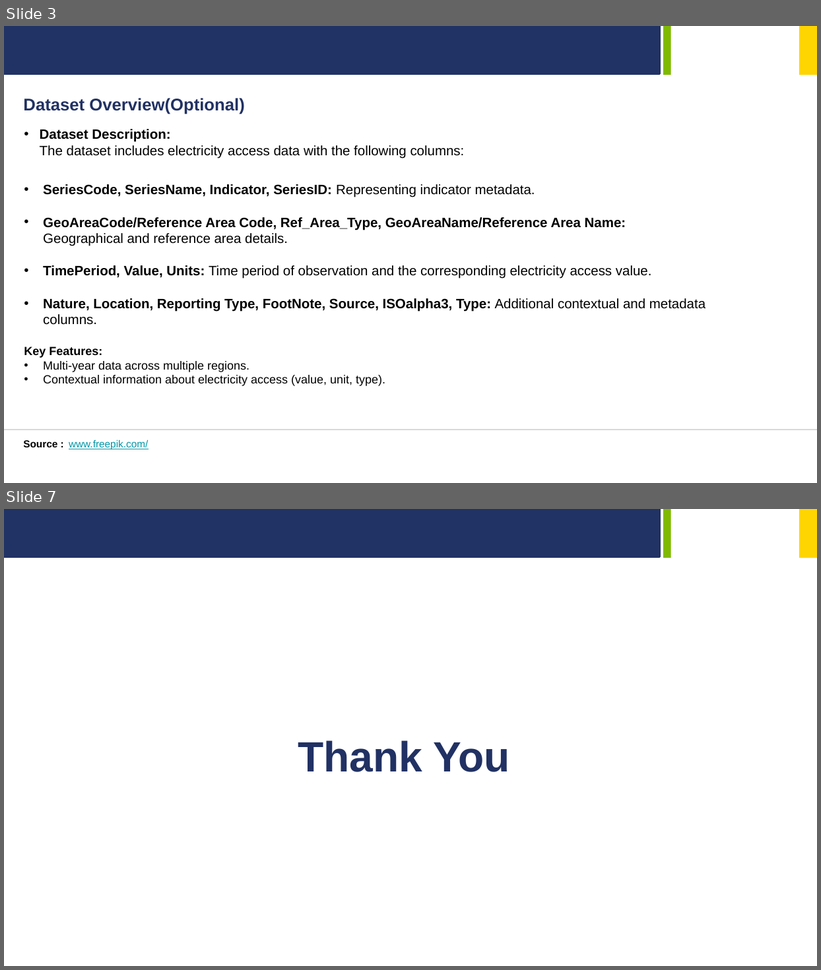
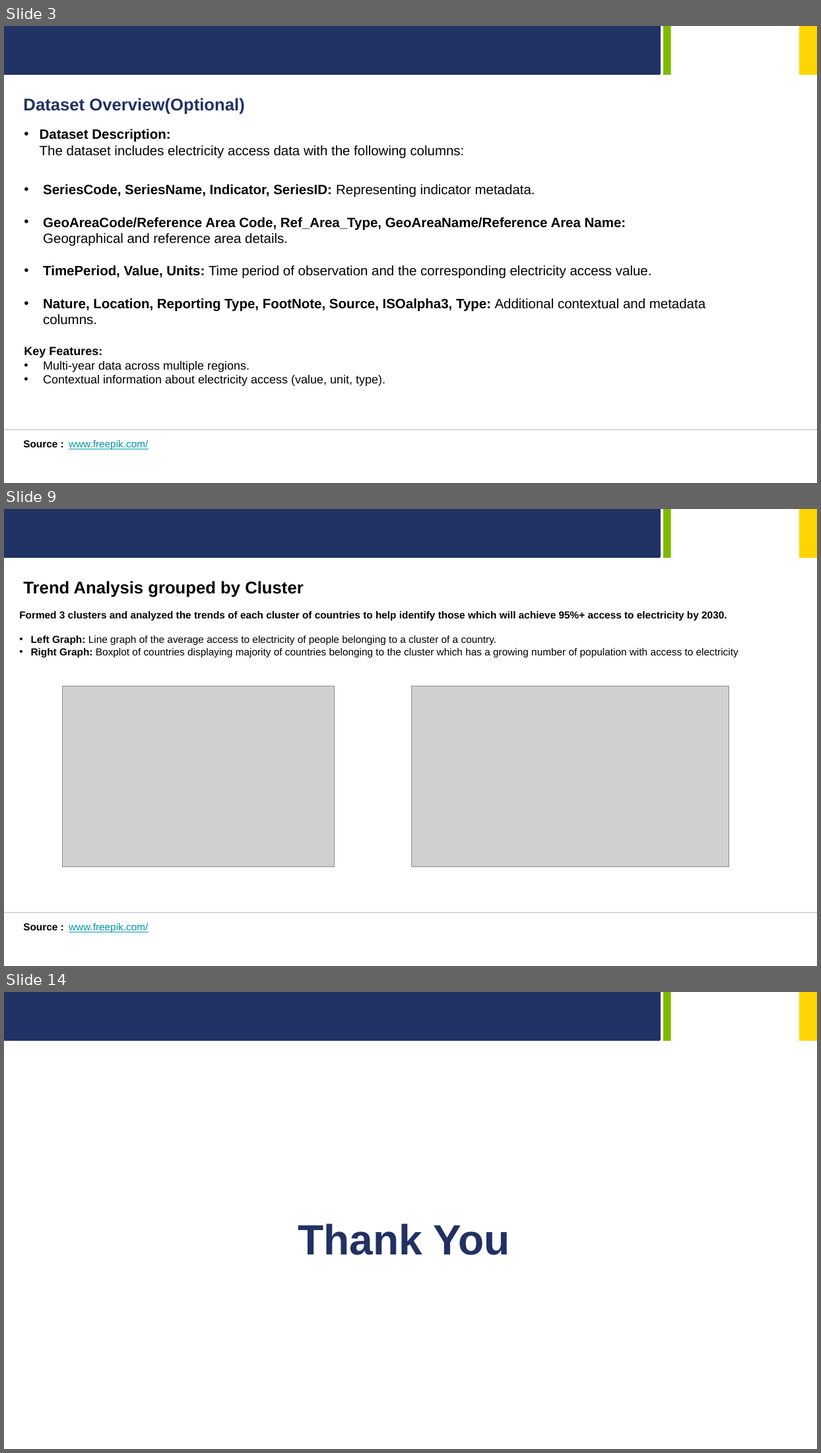
Before and after one commit to MrSaltyFish/gskillsWorkshopAI, a slide deck: finalProject/GreenSkills-AI-Case-Study.pptx. Shown one above the other, each under a label of ours: slides 3 and 7 before the commit, slides 3, 9 and 14 after it; the slides between them are not shown. The pictures are 821x970 and 821x1453 pixels, drawn with LibreOffice and Linux fonts; fonts in the diff are those of the drawing; grey boxes stand for pictures; background and template pictures are left out. Boxes give left, top, right and bottom in pixels: in the first picture for what was removed or moved away, otherwise in the second. Text is boxed around its words. In the diff, an @@ line names an element or a change of style, - is before the commit and + after.

```diff
--- a/finalProject/GreenSkills-AI-Case-Study.pptx
+++ b/finalProject/GreenSkills-AI-Case-Study.pptx
@@ slide 9 added at [4,509,817,966], background #FFFFFF; not listed: 3 template elements that a slide beside it also shows @@
@@ text added at [23,581,303,597], 20 pt, text #000000, bold @@
+Trend Analysis grouped by Cluster
@@ text added at [19,611,739,657], 12 pt, text #000000 @@
+Formed 3 clusters and analyzed the trends of each cluster of countries to help identify those which will achieve 95%+ access to electricity by 2030.
+• Left Graph: Line graph of the average access to electricity of people belonging to a cluster of a country.
+• Right Graph: Boxplot of countries displaying majority of countries belonging to the cluster which has a growing number of population with access to electricity
@@ picture added at [63,686,335,867] @@
@@ picture added at [411,686,730,867] @@
@@ line added from (4, 913) to (817, 913), #D9D9D9 1 pt @@
@@ text added at [23,923,57,931], 12 pt, text #000000, bold @@
+Source :
@@ text added at [69,923,148,933], 12 pt, text #0097A7, underline @@
+www.freepik.com/
@@ what was slide 7 is now slide 14 @@
```
Also in this commit, not shown: 3 slides changed, 7 other slides added, 1 slide removed, 13 other files.
